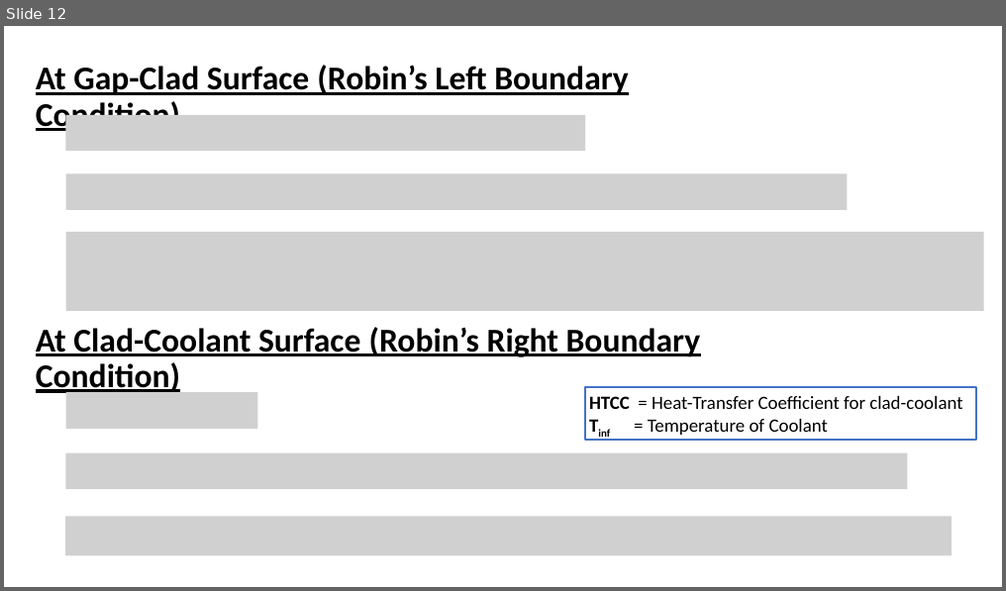
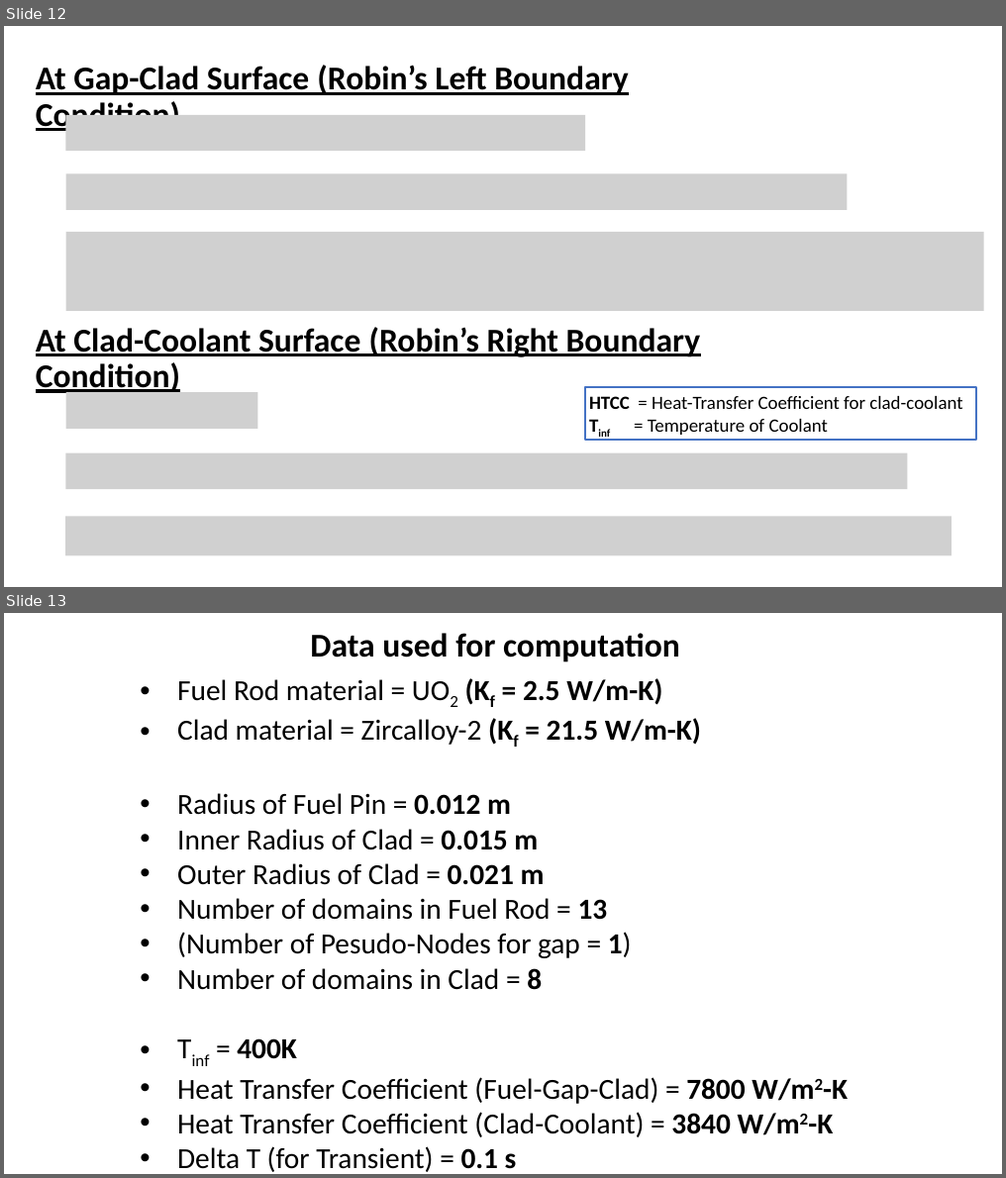
Before and after one commit to rinsane/Subchannel-Analysis, a slide deck: Docs/Presentation Files/Transientfinal.pptx. Shown one above the other, each under a label of ours: slide 12 before the commit, slides 12 and 13 after it. The pictures are 1006x591 and 1006x1178 pixels, drawn with LibreOffice and Linux fonts; fonts in the diff are those of the drawing; grey boxes stand for pictures. Boxes give left, top, right and bottom in pixels: in the first picture for what was removed or moved away, otherwise in the second. Text is boxed around its words. In the diff, an @@ line names an element or a change of style, - is before the commit and + after.

```diff
--- a/Docs/Presentation Files/Transientfinal.pptx
+++ b/Docs/Presentation Files/Transientfinal.pptx
@@ slide 13 added at (x1=4, y1=613, x2=1002, y2=1174), background #FFFFFF @@
@@ text added at (x1=310, y1=633, x2=680, y2=663), 32 pt, text #000000, bold @@
+Data used for computation
@@ text added at (x1=177, y1=678, x2=847, y2=1172), 28 pt, text #000000 @@
+• Fuel Rod material = UO2 (Kf = 2.5 W/m-K)
+• Clad material = Zircalloy-2 (Kf = 21.5 W/m-K)
+• Radius of Fuel Pin = 0.012 m
+• Inner Radius of Clad = 0.015 m
+• Outer Radius of Clad = 0.021 m
+• Number of domains in Fuel Rod = 13
+• (Number of Pesudo-Nodes for gap = 1)
+• Number of domains in Clad = 8
+• Tinf = 400K
+• Heat Transfer Coefficient (Fuel-Gap-Clad) = 7800 W/m2-K
+• Heat Transfer Coefficient (Clad-Coolant) = 3840 W/m2-K
+• Delta T (for Transient) = 0.1 s
```
Also in this commit, not shown: 2 slides changed, 2 other files.
